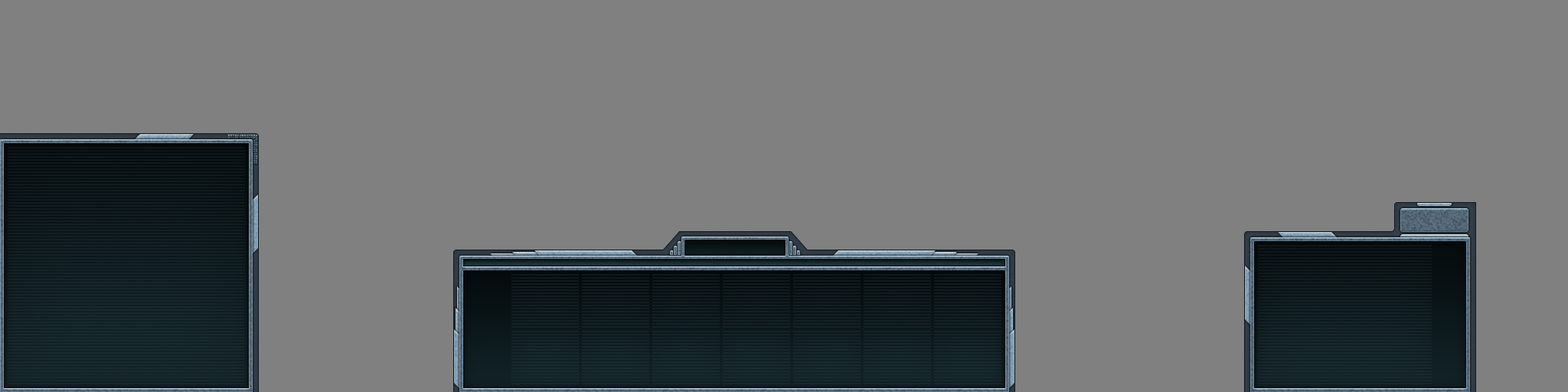
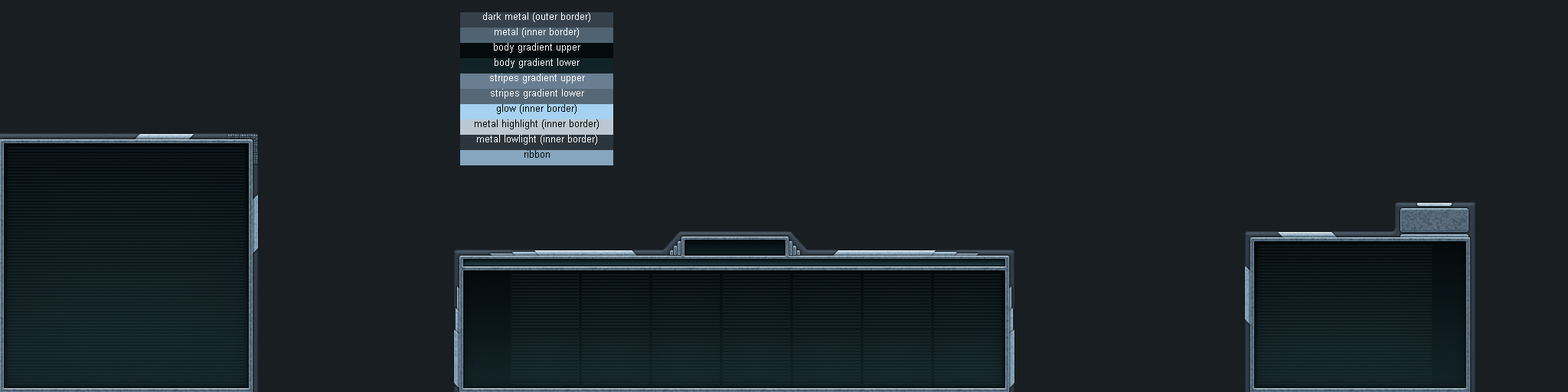
Revision of a layered (1568, 392) image; what changed, layer by layer:
showed group "legend" (20 layers) over [460, 12, 662, 227]
painted on "dark metal (outer border)" over [480, 12, 637, 28]
moved "dark metal" above "metal (inner border)", painted on it over [460, 12, 614, 28]
painted on "metal (inner border)" over [481, 27, 605, 51]
painted on "metal" over [460, 27, 614, 51]
added layer "body gradient upper" (1st of 2, in "legend") in group "legend" over [493, 42, 581, 53]
renamed "main gradient up" to "body gradient upper", painted on it over [460, 42, 614, 74]
renamed "main gradient down" to "body gradient lower", painted on it over [460, 58, 614, 93]
renamed "main gradient" to "stripes gradient upper", moved it above "stripes gradient upper", painted on it over [481, 69, 585, 84]
renamed "stripes gradient up" to "stripes gradient upper", painted on it over [460, 73, 614, 116]
added layer "stripes gradient lower" (1st of 2, in "legend") in group "legend" over [490, 88, 585, 99]
renamed "stripes gradient down" to "stripes gradient lower", painted on it over [460, 88, 614, 135]
moved "glow (inner border)" above "glow", painted on it over [481, 104, 599, 157]
painted on "glow" over [460, 104, 614, 158]
moved "metal highlight (inner border)" above "metal highlight", painted on it over [474, 119, 662, 180]
painted on "metal highlight" over [460, 119, 614, 181]
moved "metal lowlight (inner border)" above "metal lowlight", painted on it over [476, 134, 656, 203]
painted on "metal lowlight" over [460, 134, 614, 204]
moved "ribbon" (1st of 2, in "legend") above "ribbon", painted on it over [481, 150, 550, 225]
painted on "ribbon" (2nd of 2, in "legend") over [460, 150, 614, 227]
painted on "power body" over [467, 259, 1004, 266]
added layer "dark" above "mockup" over [0, 0, 1568, 392]
added group "shapes" with 1 layers in group "mockup" over [252, 139, 1470, 392]
moved "design" into group "shapes", painted on it over [252, 139, 1470, 392]
…and 1 more changes (1 added)
